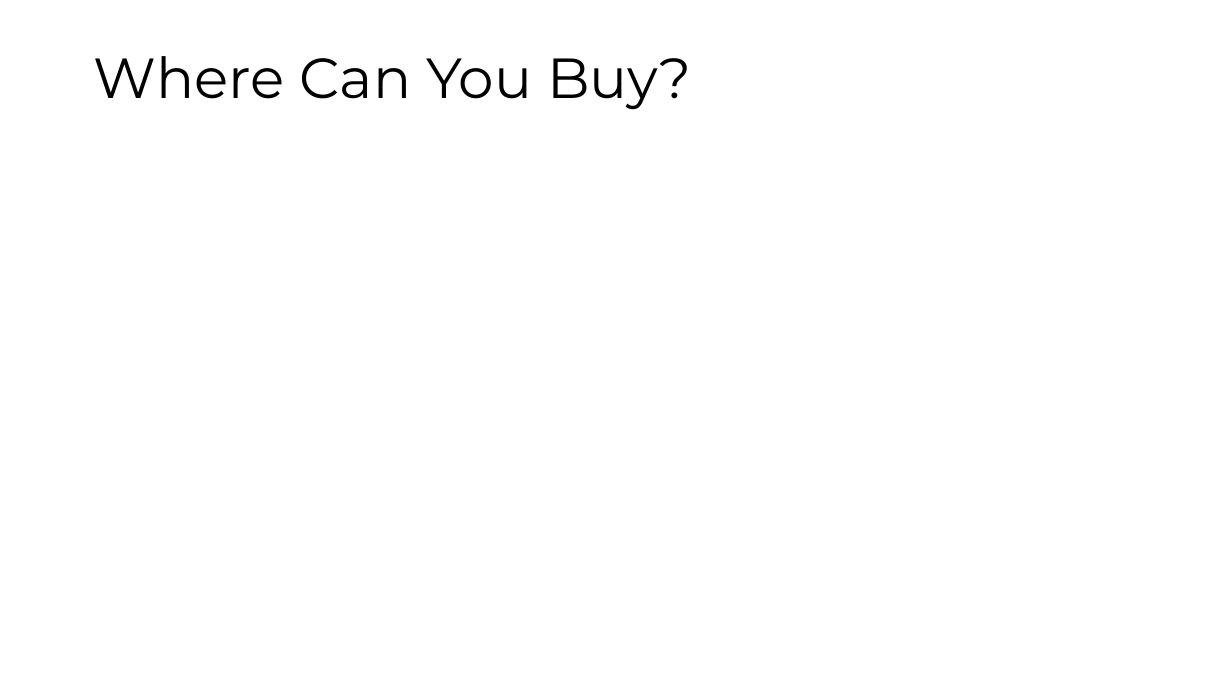
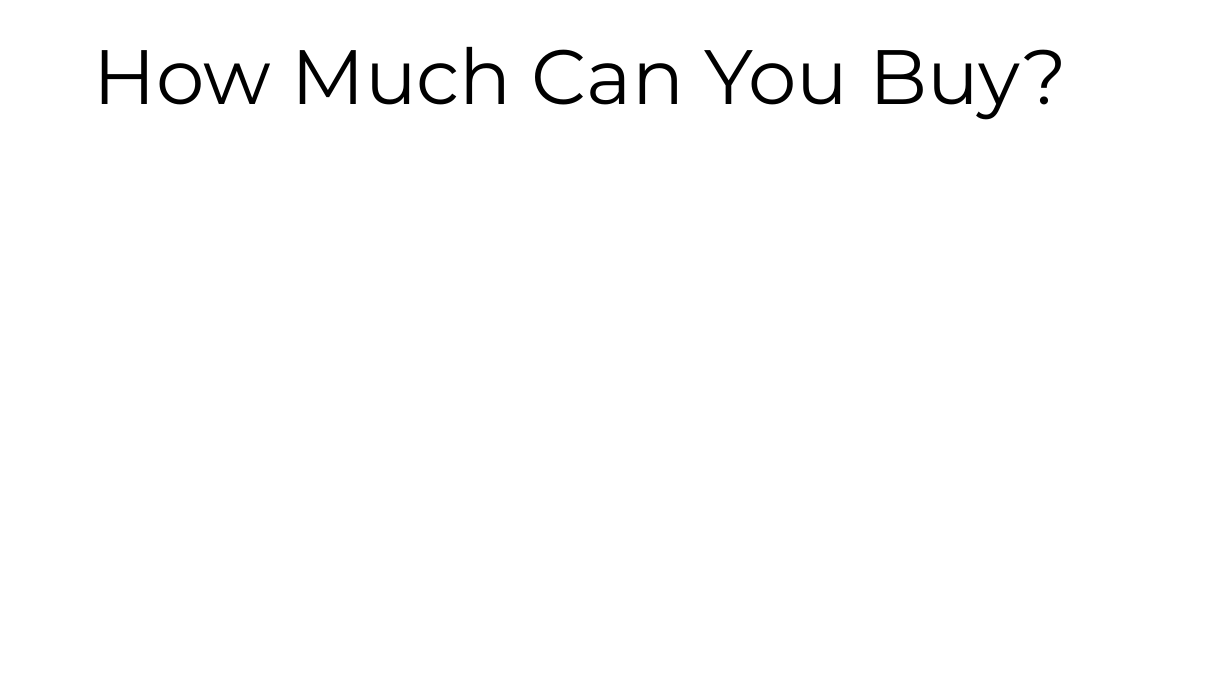
Before and after one commit to maatt4code/PicsAndStuff, a slide deck: slide 4 of Presentation/FXMM.pptx (slide 2 before the commit). Drawn at 1232x693 pixels with LibreOffice and Linux fonts; fonts in the diff are those of the drawing; background and template pictures are left out. Boxes give left, top, right and bottom in pixels: in the first picture for what was removed or moved away, otherwise in the second. Text is boxed around its words. In the diff, an @@ line names an element or a change of style, - is before the commit and + after.

```diff
--- a/Presentation/FXMM.pptx
+++ b/Presentation/FXMM.pptx
@@ text "How Much Can You Buy?" at (94,47,1067,120): vertical alignment middle to bottom @@
@@ text at (94,47,1067,120): text changed; size 44 to 60 pt @@
-Where Can You Buy?
+How Much Can You Buy?
```
Also in this commit, not shown: 2 other slides changed, 9 slides added.
